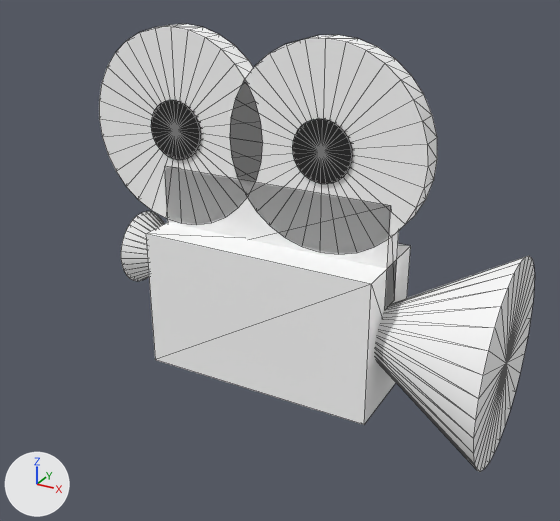
What one commit did to the glTF model simpleCamera.gltf.
Both versions are drawn from a camera (50 mm lens) standing at (0.954, -1.27, 0.893) and looking at (0.236, 0.036, 0.241). The axes (+X, +Y, +Z) are drawn at lower left. The lights are the same throughout. Mesh edges are drawn as thin lines. Where no turn or scale is listed for an object, it has been applied to the vertices. Vertices at the same position are counted once.
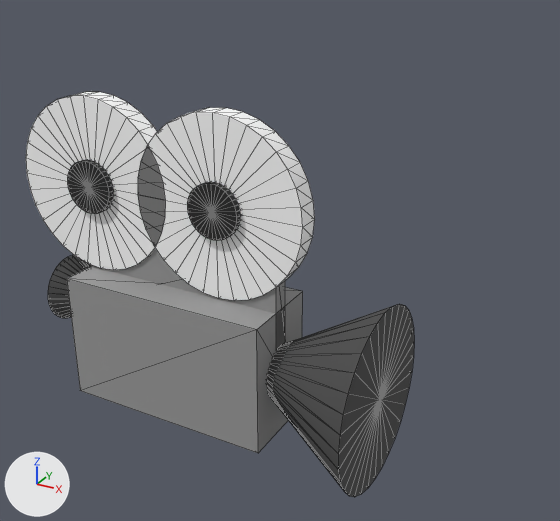
ob_group is not drawn itself; it is the parent of ob_group_001, ob_group_002.

What differs and where, as boxes (x1, y1, x2, y2) in the pictures (560 x 521 px):
'Box.001', recoloured, moved: before (146, 222, 411, 425); after (67, 266, 303, 453)
'Cylinder.003', moved: before (230, 35, 437, 254); after (138, 108, 315, 301)
'Cylinder', recoloured, moved: before (376, 256, 535, 472); after (267, 304, 414, 497)
'Cylinder.005', moved: before (99, 24, 263, 225); after (26, 92, 166, 270)
'Box', recoloured, moved: before (165, 168, 399, 308); after (90, 248, 285, 350)
'Cylinder.002', mesh rescaled, moved: before (292, 119, 353, 184); after (187, 182, 241, 240)
'Cylinder.004', mesh rescaled, moved (10% shorter): before (151, 100, 201, 160); after (67, 160, 114, 214)
'Cylinder.001', recoloured, moved: before (121, 211, 165, 281); after (48, 255, 90, 318)

Diff of the bpy script that builds the scene:
```diff
--- a/simpleCamera.gltf.py
+++ b/simpleCamera.gltf.py
@@ mat_material_0 @@
 mat_material_0 = principled_material('Material_0')
-mat_material_0.base_color = (1.0, 1.0, 1.0)  # white #ffffff
+mat_material_0.base_color = (0.0742, 0.0742, 0.0742)  # dark grey #4d4d4d
 mat_material_0.roughness = 1.0
@@ mat_material_1 @@
 mat_material_1 = principled_material('Material_1')
-mat_material_1.base_color = (1.0, 1.0, 1.0)  # white #ffffff
+mat_material_1.base_color = (0.319, 0.319, 0.319)  # grey #999999
 mat_material_1.roughness = 1.0
@@ me_mesh_4 @@
 me_mesh_4.from_pydata(...)  # 68 vertices, 128 faces; spans x -0.06..0.06, y -0.03..0.03, z -0.06..0.06
 # used by ob_cylinder_002; location = (0.358, 0.0, 0.507)
+# me_mesh_4 part 1: the whole mesh is scaled about its middle by (1, 1.33, 1)
 me_mesh_4.materials.append(mat_material_2)
@@ me_mesh_6 @@
 me_mesh_6.from_pydata(...)  # 68 vertices, 128 faces; spans x -0.06..0.06, y -0.03..0.03, z -0.06..0.06
 # used by ob_cylinder_004; location = (0.032, 0.0, 0.507)
+# me_mesh_6 part 2: the whole mesh is scaled about its middle by (1, 1.33, 1)
 me_mesh_6.materials.append(mat_material_2)
@@ ob_group @@
 ob_group = bpy.data.objects.new('Group', None)
-ob_group.location = (0.0, 0.0, 0.507)
+ob_group.location = (-0.238, 0.0, 0.351)
 ob_group.rotation_euler = (1.571, 0.0, 0.0)  # degrees (90, 0, 0)
@@ ob_cylinder @@
 ob_cylinder = bpy.data.objects.new('Cylinder', me_mesh_0)
-ob_cylinder.location = (0.601, 0.0, 0.154)
+ob_cylinder.location = (0.363, 0.0, -0.002)
@@ ob_box @@
 ob_box = bpy.data.objects.new('Box', me_mesh_1)
-ob_box.location = (0.246, 0.0, 0.321)
+ob_box.location = (0.007, 0.0, 0.165)
@@ ob_cylinder_001 @@
 ob_cylinder_001 = bpy.data.objects.new('Cylinder.001', me_mesh_2)
-ob_cylinder_001.location = (-0.044, 0.0, 0.219)
+ob_cylinder_001.location = (-0.282, 0.0, 0.064)
@@ ob_box_001 @@
 ob_box_001 = bpy.data.objects.new('Box.001', me_mesh_3)
-ob_box_001.location = (0.246, 0.0, 0.152)
+ob_box_001.location = (0.007, 0.0, -0.003)
@@ ob_cylinder_002 @@
 ob_cylinder_002 = bpy.data.objects.new('Cylinder.002', me_mesh_4)
-ob_cylinder_002.location = (0.358, 0.0, 0.507)
+ob_cylinder_002.location = (0.12, 0.0, 0.351)
@@ ob_cylinder_004 @@
 ob_cylinder_004 = bpy.data.objects.new('Cylinder.004', me_mesh_6)
-ob_cylinder_004.location = (0.032, 0.0, 0.507)
+ob_cylinder_004.location = (-0.206, 0.0, 0.351)
```
